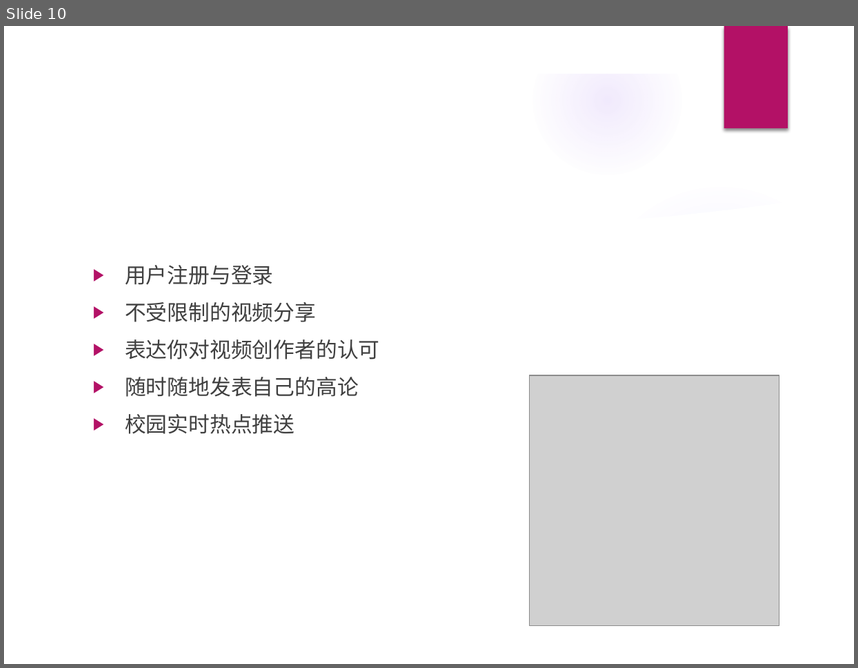
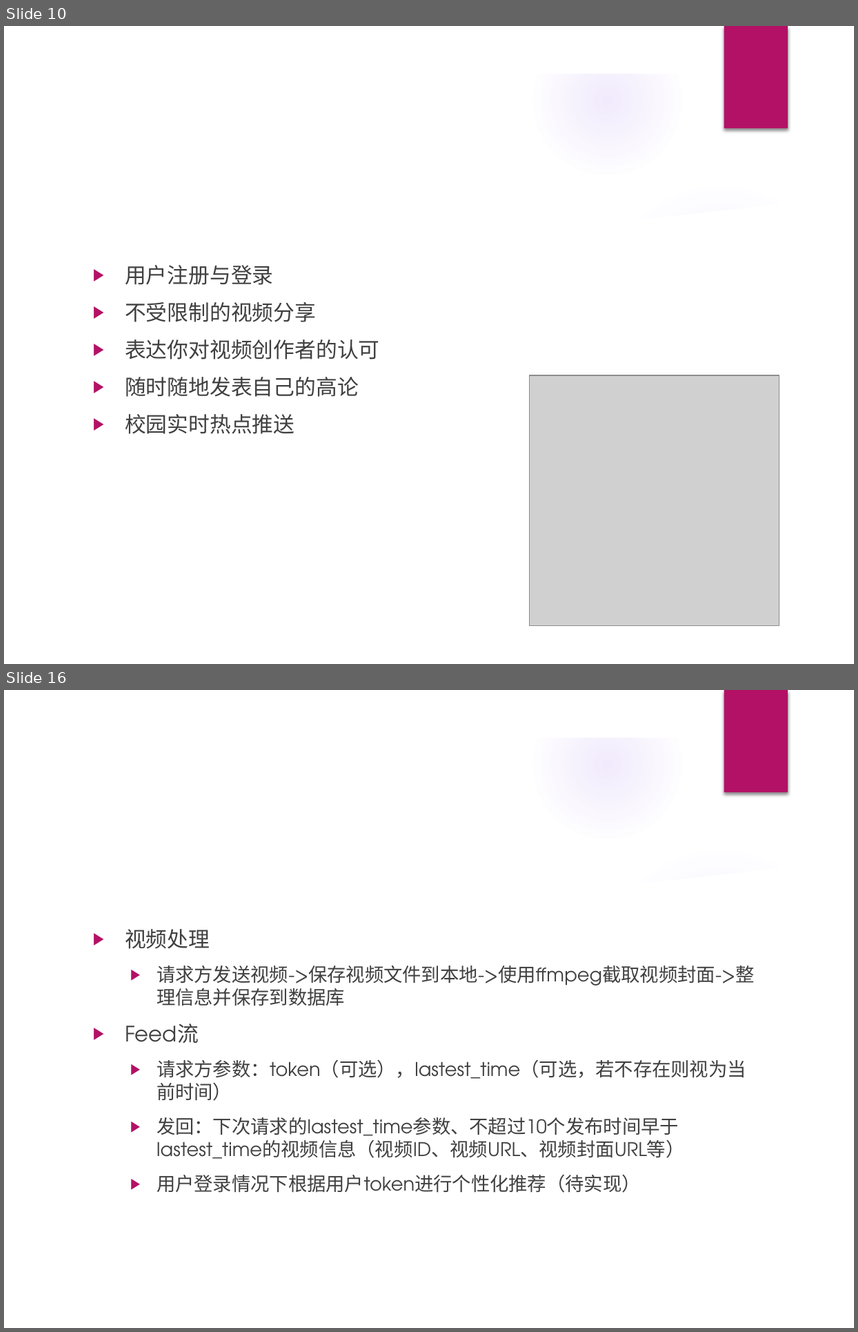
Before and after one commit to Relate13/web_2023, a slide deck: 项目介绍.pptx. Shown one above the other, each under a label of ours: slide 10 before the commit, slides 10 and 16 after it; the slides between them are not shown. The pictures are 858x668 and 858x1332 pixels, drawn with LibreOffice and Linux fonts; fonts in the diff are those of the drawing; grey boxes stand for pictures; background and template pictures are left out. Boxes give left, top, right and bottom in pixels: in the first picture for what was removed or moved away, otherwise in the second. Text is boxed around its words. In the diff, an @@ line names an element or a change of style, - is before the commit and + after.

```diff
--- a/项目介绍.pptx
+++ b/项目介绍.pptx
@@ slide 16 added at (4,690,854,1328), background picture (left out); not listed: 9 template elements that a slide beside it also shows @@
@@ title added at (85,776,675,842), 32 pt, text #FFFFFF @@
+视频处理与Feed流
@@ text added at (125,929,754,1192), 16 pt, text #404040 @@
+▶ 视频处理
+  ▶ 请求方发送视频->保存视频文件到本地->使用ffmpeg截取视频封面->整理信息并保存到数据库
+▶ Feed流
+  ▶ 请求方参数：token（可选），lastest_time（可选，若不存在则视为当前时间）
+  ▶ 发回：下次请求的lastest_time参数、不超过10个发布时间早于lastest_time的视频信息（视频ID、视频URL、视频封面URL等）
+  ▶ 用户登录情况下根据用户token进行个性化推荐（待实现）
```
Also in this commit, not shown: 2 slides changed, 4 other slides added, 3 slides removed.
